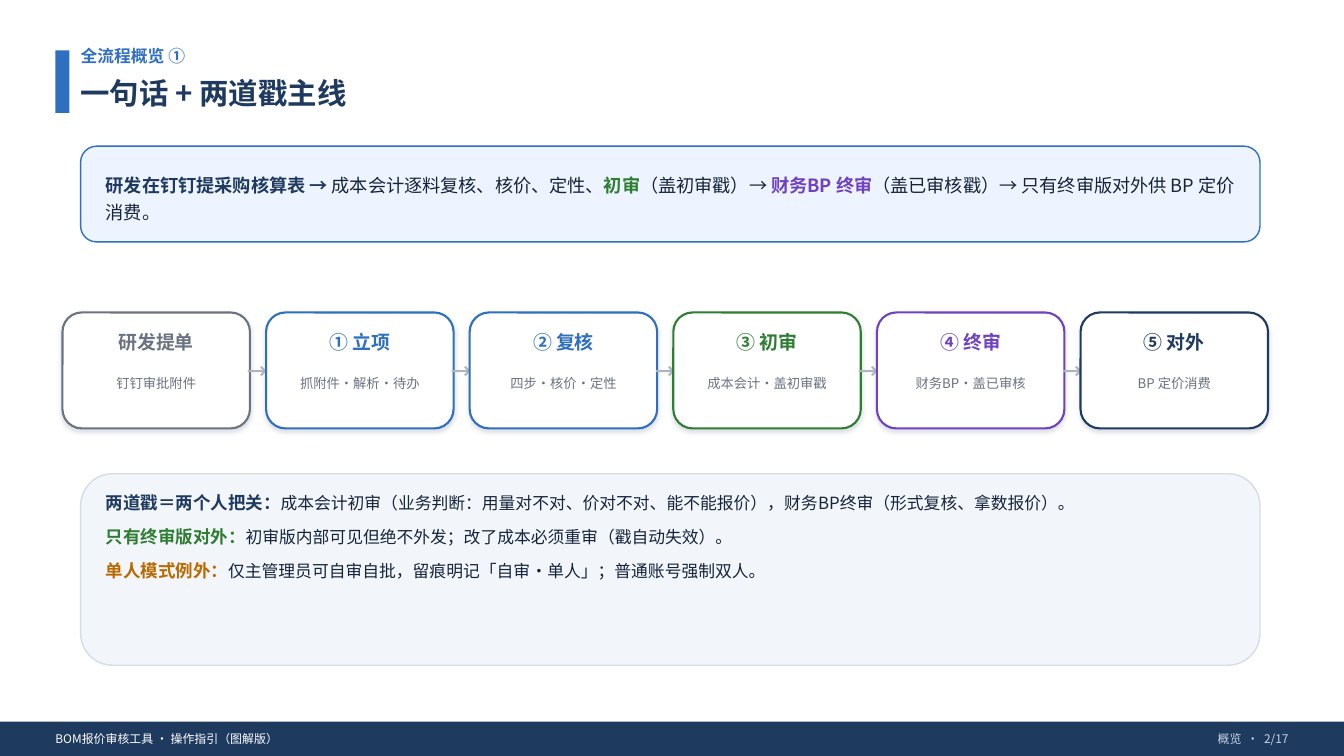
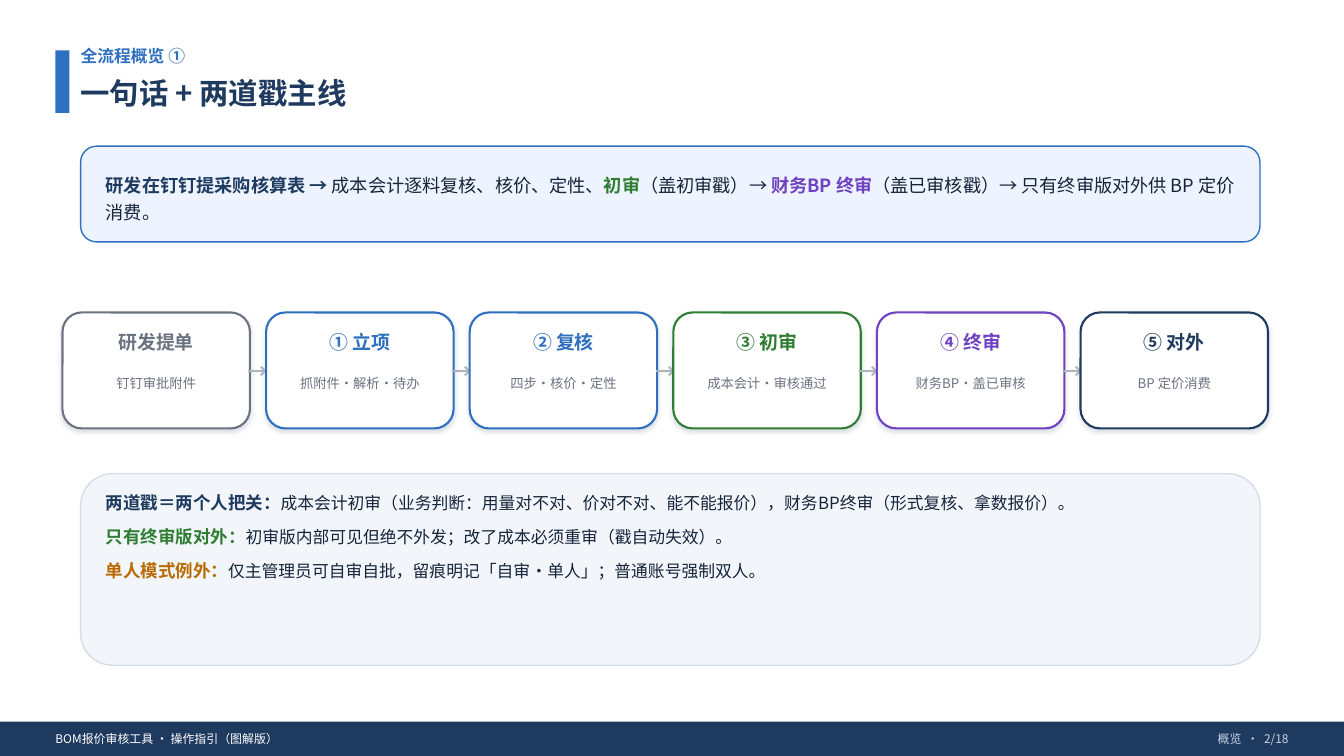
Before and after one commit to ReginaldZeng/accounting-workbench, a slide deck: slide 2 of 01_Current_Deliverables/docs/20260903_BOM报价审核/BOM报价审核工具_操作指引_图解版_20260909.pptx. Drawn at 1344x756 pixels with LibreOffice and Linux fonts; fonts in the diff are those of the drawing. Boxes give left, top, right and bottom in pixels: in the first picture for what was removed or moved away, otherwise in the second. Text is boxed around its words. In the diff, an @@ line names an element or a change of style, - is before the commit and + after.

```diff
--- a/01_Current_Deliverables/docs/20260903_BOM报价审核/BOM报价审核工具_操作指引_图解版_20260909.pptx
+++ b/01_Current_Deliverables/docs/20260903_BOM报价审核/BOM报价审核工具_操作指引_图解版_20260909.pptx
@@ text at [707,377,826,389]: text changed @@
-成本会计·盖初审戳
+成本会计·审核通过
@@ text at [1218,733,1288,745]: text changed @@
-概览 · 2/17
+概览 · 2/18
```
Also in this commit, not shown: 16 other slides changed, 1 slide added, 2 other files.
